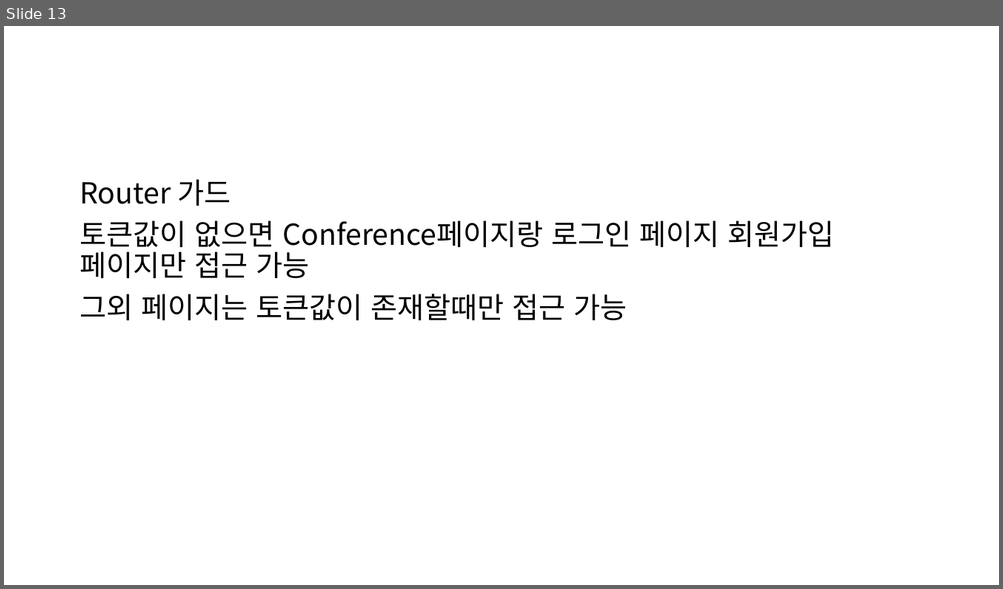
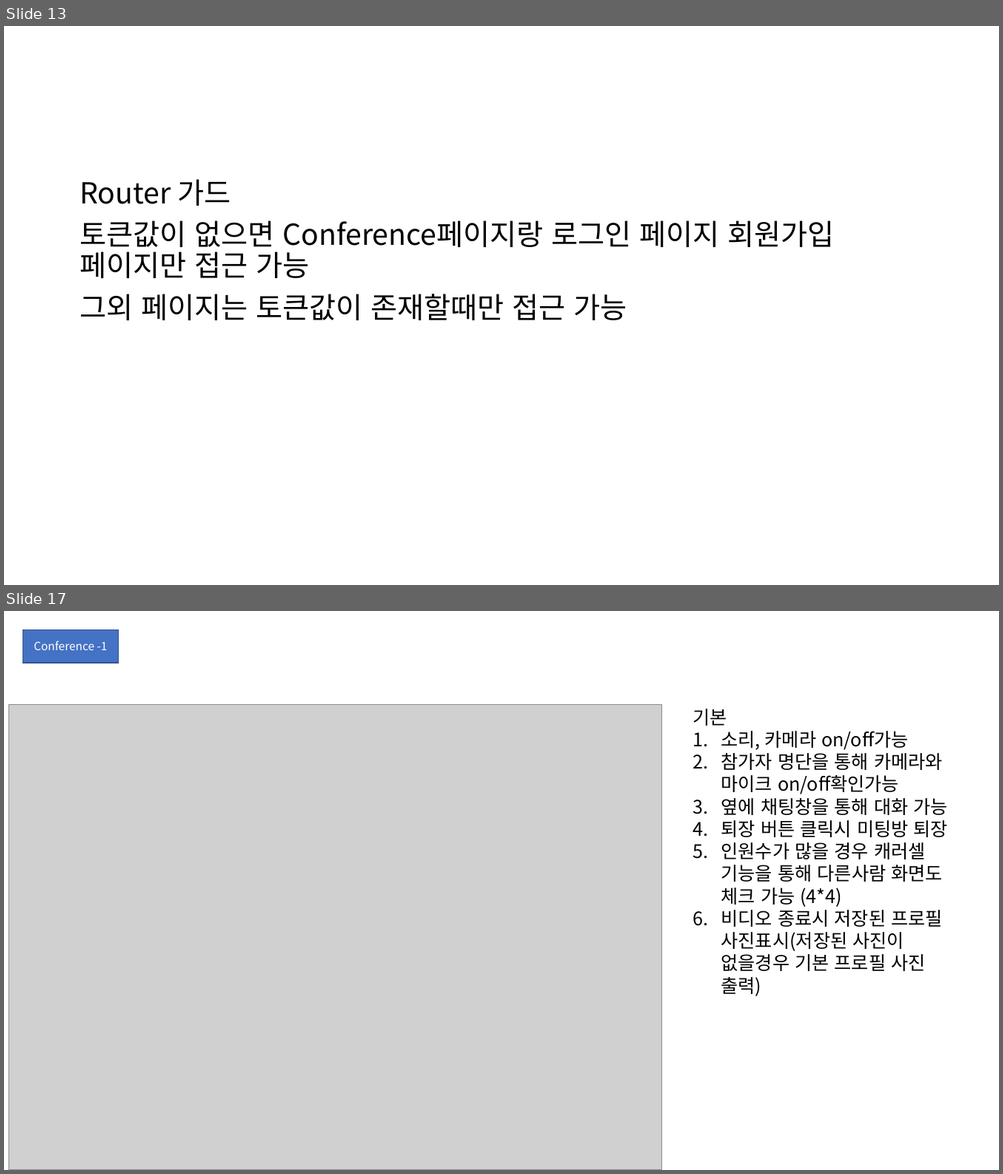
Before and after one commit to JongHoonJang/DEMEET, a slide deck: STUDY/jang/components.pptx. Shown one above the other, each under a label of ours: slide 13 before the commit, slides 13 and 17 after it; the slides between them are not shown. The pictures are 1003x589 and 1003x1174 pixels, drawn with LibreOffice and Linux fonts; fonts in the diff are those of the drawing; grey boxes stand for pictures. Boxes give left, top, right and bottom in pixels: in the first picture for what was removed or moved away, otherwise in the second. Text is boxed around its words. In the diff, an @@ line names an element or a change of style, - is before the commit and + after.

```diff
--- a/STUDY/jang/components.pptx
+++ b/STUDY/jang/components.pptx
@@ slide 17 added at box(4, 611, 999, 1170), background #FFFFFF @@
@@ rectangle added at box(22, 629, 118, 663), fill #4472C4, outline #325491 1 pt, 11 pt, text #FFFFFF @@
+Conference -1
@@ picture added at box(9, 704, 662, 1170) @@
@@ text added at box(693, 709, 948, 997), 18 pt, text #000000 @@
+기본
+1. 소리, 카메라 on/off가능
+2. 참가자 명단을 통해 카메라와 마이크 on/off확인가능
+3. 옆에 채팅창을 통해 대화 가능
+4. 퇴장 버튼 클릭시 미팅방 퇴장
+5. 인원수가 많을 경우 캐러셀 기능을 통해 다른사람 화면도 체크 가능 (4*4)
+6. 비디오 종료시 저장된 프로필 사진표시(저장된 사진이 없을경우 기본 프로필 사진 출력)
```
Also in this commit, not shown: 5 slides changed, 11 other slides added, 1 other file.
